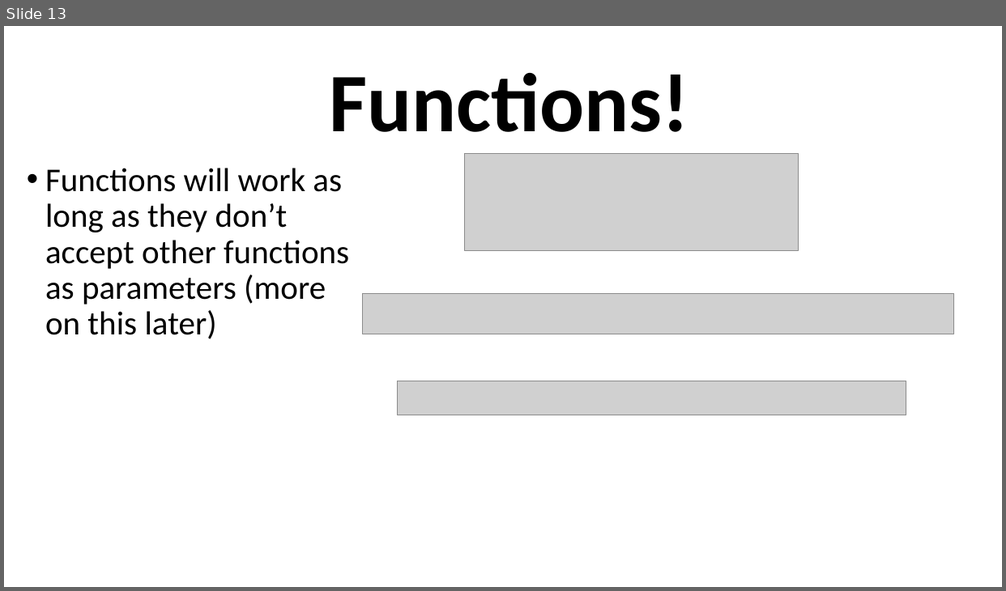
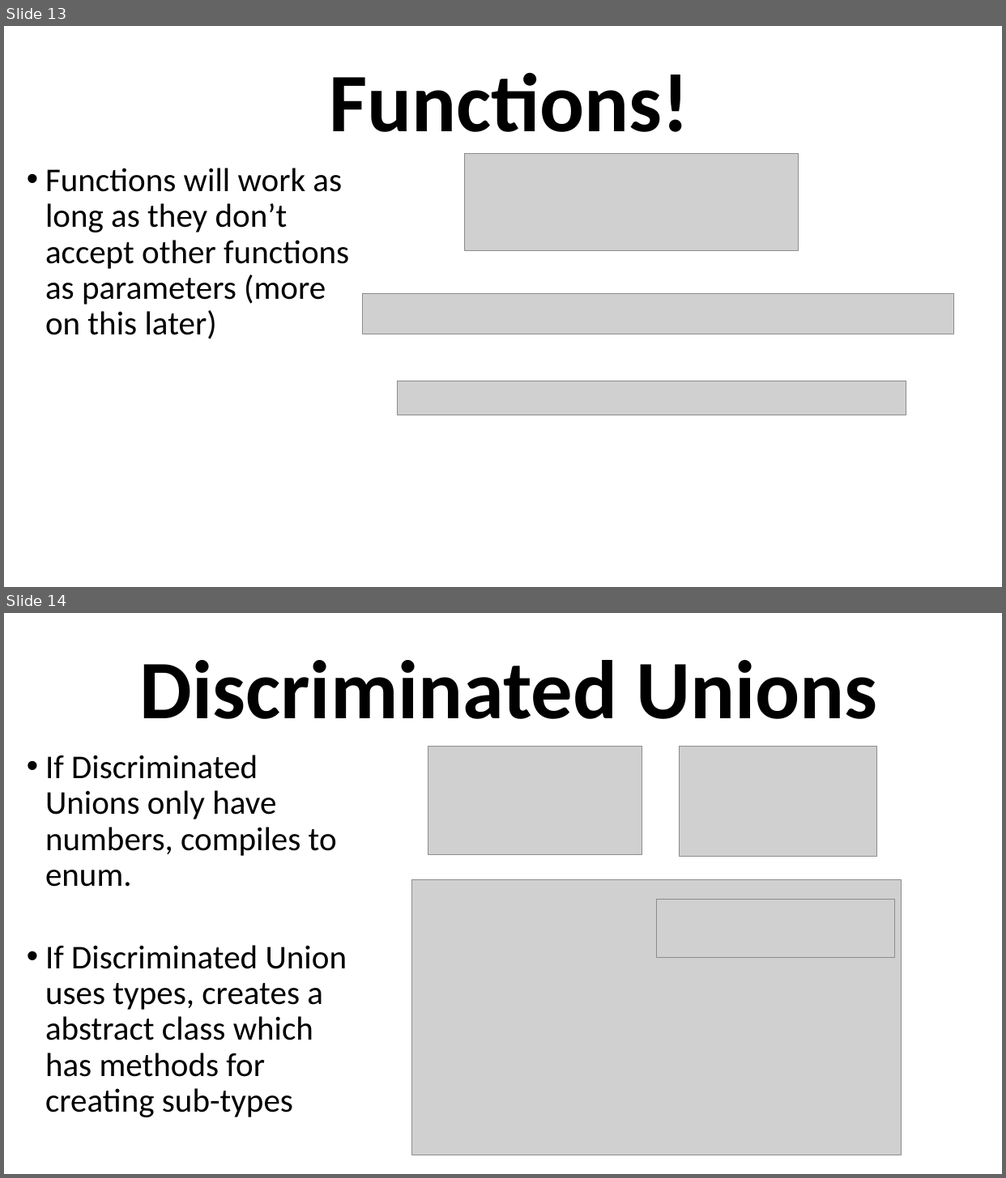
Before and after one commit to grab-a-byte/DotnetInterop, a slide deck: DotnetInteropSlides.pptx. Shown one above the other, each under a label of ours: slide 13 before the commit, slides 13 and 14 after it. The pictures are 1006x591 and 1006x1178 pixels, drawn with LibreOffice and Linux fonts; fonts in the diff are those of the drawing; grey boxes stand for pictures. Boxes give left, top, right and bottom in pixels: in the first picture for what was removed or moved away, otherwise in the second. Text is boxed around its words. In the diff, an @@ line names an element or a change of style, - is before the commit and + after.

```diff
--- a/DotnetInteropSlides.pptx
+++ b/DotnetInteropSlides.pptx
@@ slide 14 added at box(4, 613, 1002, 1174), background #FFFFFF @@
@@ text added at box(140, 660, 878, 719), 80 pt, text #000000, bold @@
+Discriminated Unions
@@ text added at box(45, 755, 347, 1118), 32 pt, text #000000 @@
+    • If Discriminated Unions only have numbers, compiles to enum.
+    • If Discriminated Union uses types, creates a abstract class which has methods for creating sub-types
@@ picture added at box(428, 747, 641, 855) @@
@@ picture added at box(680, 747, 878, 856) @@
@@ picture added at box(412, 880, 901, 1156) @@
@@ picture added at box(657, 899, 895, 957) @@
```
Also in this commit, not shown: 3 other slides added, 3 other files.
